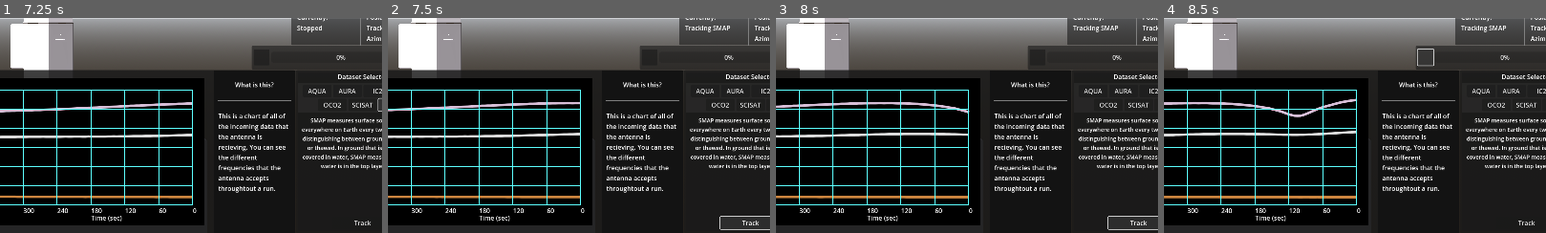
Above: before the commit, frames 1-4 (left to right).
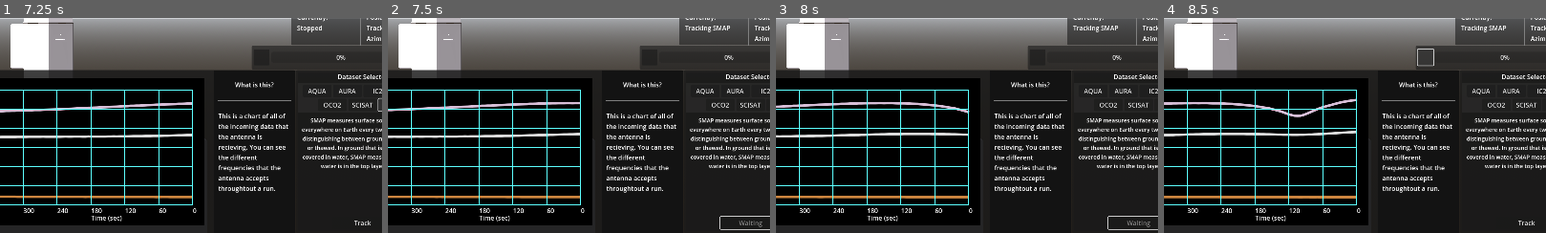
Above: after the commit, the same moments.

Repository: asfadmin/antenna-museum-exhibit
Game: Godot game, scene res://src/main.tscn
Same seed, same stepped clock (60 frames per second), same inputs: the game is played once before the commit and once after it.
Inputs (mouse positions are % of the whole screen's width and height, from its top left):
- Up to frame 1 (7.25 s): click (78, 59) at 0.5 s; click (99, 59) at 1.25 s; click "AQUA" at 2 s; click "AURA" at 2.75 s; click "IC2" at 3.5 s; click "ICESAT" at 4.25 s; click "OCO2" at 5 s; click "SCISAT" at 5.75 s; click "SMAP" at 6.5 s
- Up to frame 2 (7.5 s): click "Track" at 7.25 s
- Up to frame 3 (8 s): no input
- Up to frame 4 (8.5 s): click (78, 59) at 8 s
The pictures show only the part of the screen within x 44-94%, y 50-100%; the shares and areas given below are measured in that part.

Frame 1 is identical in both runs. In frame 2, less than 0.1% of the frame differs, in the area x 92-98%, y 94-98%; in frame 3, less than 0.1%; in frame 4, nothing differs.
Error in both runs: Cannot call method 'get_error' on a null value. (res://addons/icons-fonts/icons_fonts/IconsFonts.gd:57)

Commit message:
feat: debounce button functionality

Diff:
--- a/exhibit-frontend/src/ui.tscn
+++ b/exhibit-frontend/src/ui.tscn
@@ -489,3 +489,6 @@
 text = "Track"
 script = ExtResource("9_75kda")
 type = 2
+debounce_time = 1
+default_text = "Track"
+disabled_text = "Waiting"
--- a/exhibit-frontend/src/ui_components/function_button.gd
+++ b/exhibit-frontend/src/ui_components/function_button.gd
@@ -2,10 +2,31 @@
 
 @export var type: BackendService.INTERACTION
 
+## Time in seconds
+@export var debounce_time = 0
+
+@export var default_text = ''
+@export var disabled_text = ''
+
+var timer: Timer
+
 
 func _ready() -> void:
     pressed.connect(_on_pressed)
+    timer = Timer.new()
+    timer.one_shot = true
+    add_child(timer)
+    timer.timeout.connect(_timer_ended)
+
+
+func _timer_ended():
+    disabled = false
+    text = default_text
 
 
 func _on_pressed():
+    if debounce_time > 0:
+        disabled = true
+        text = disabled_text
+        timer.start(debounce_time)
     Events.emit_functional_button(type)
